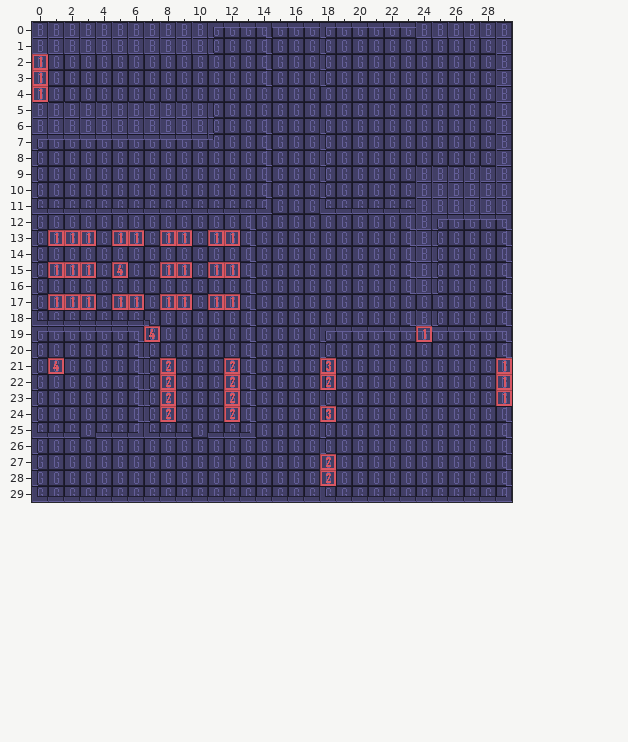
Tiled map: tiled/tilemaps/demo_1.tmx. Above: the version before the commit.
Cells are 16x16 px. Shown: x 0..29, y 0..29.
The same view after the edit:
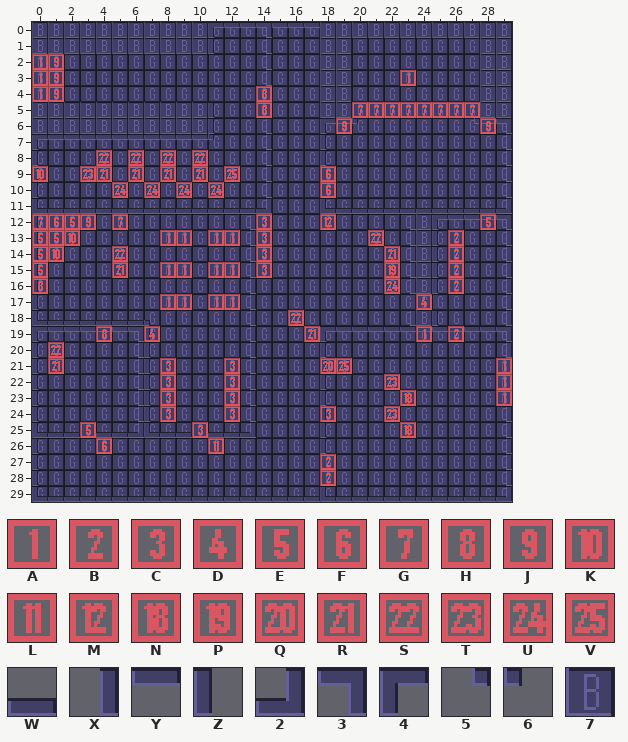
Key: from "Identifiers": A 0, B 1, C 2, D 3, E 4, F 5, G 6, H 7, J 8, K 9, L 10, M 11, N 17, P 18, Q 19, R 20, S 21, T 22, U 23, V 24; from "basic_tiles": W 1, X 2, Y 3, Z 4, 2 5, 3 6, 4 7, 5 10, 6 11, 7 13.
_ is an empty cell.
Tiles replaced or removed in this view: 4, 7, A, B, C, D, Y, Z.
Change:
Changed rows in their new state; . is an unchanged cell.
Layer "wall":
first column x 18:
 0 777777......
 1 77........7.
 2 77........7.
 3 77........7.
 4 77........7.
 5 77........7.
 6 4Y6......5Y3
 7 ...........X
 8 ...........X
 9 _....._____X
10 _....._____X
11 ......WWWWW2
Layer "decoration":
first column x 0:
 8 ....S.S.S.S................
 9 ...TR.R.R.R.V..............
10 .....U.U.U.U...............
12 GFEJ..........C............
13 EEK_.__.......C......S....B
14 EK...S........C.......R...B
15 E___.R........C.......P...B
16 H.....................U...B
17 .___.__....................
18 ................S..........
19 .................R.........
20 .S.........................
21 .R......C...C.....QV.......
22 ........C...C.........T....
23 ........C...C..........N...
24 ........C...C.........T....
25 .......................N...
Layer "poi":
first column x 0:
 6 ...................J........J
 9 K............................
12 .....G............M.........E
first column x 4:
19 H.....................B
22 .............._........
first column x 4:
26 F......L
Layer "door":
first column x 1:
 2 J..........................
 3 J..........................
 4 J............H.............
 5 .............H.....GGGGGGGG
first column x 18:
 9 F
10 F
first column x 24:
17 D
first column x 3:
25 E......C
Layer "char":
first column x 23:
 3 A
